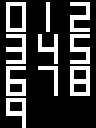
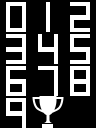
Revision of a layered (96, 128) image; what changed, layer by layer:
painted on "Itsatsitako geruza" over [32, 96, 64, 128]
